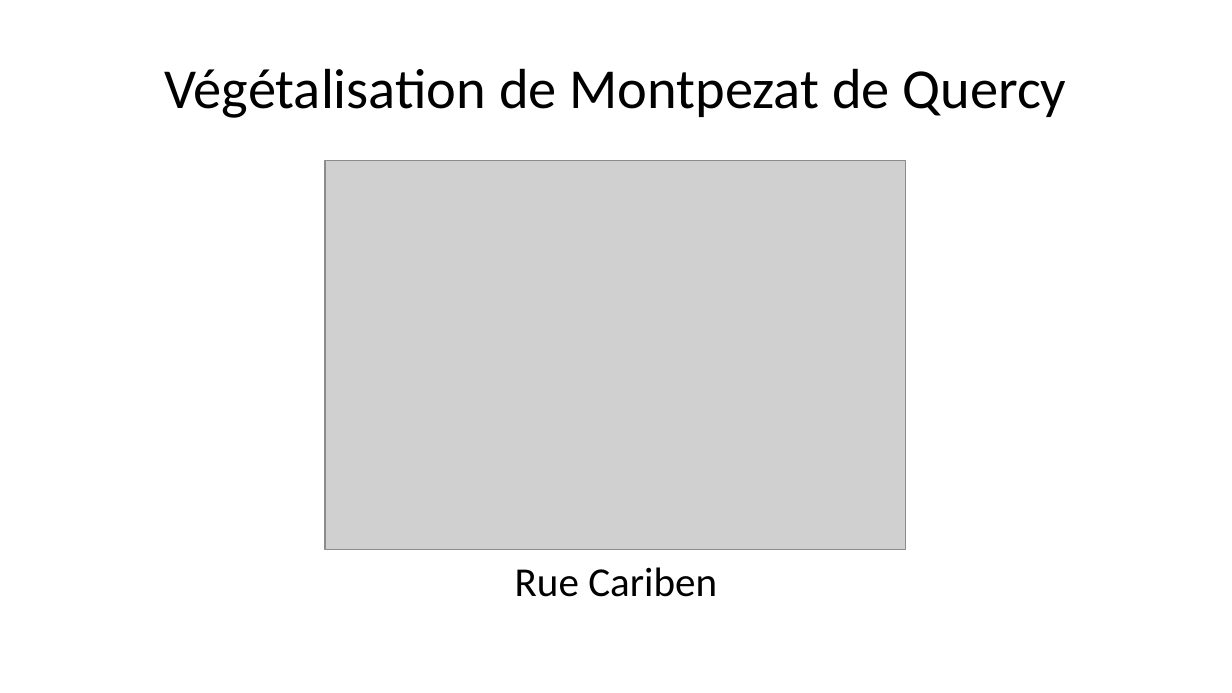
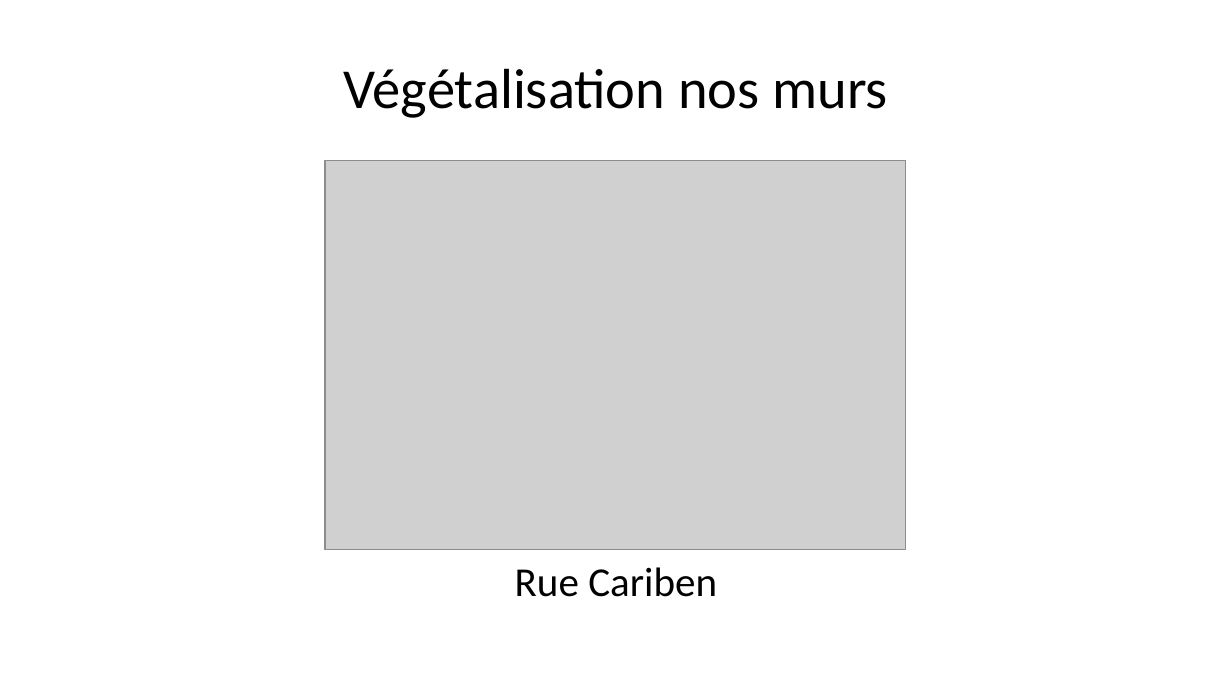
Before and after one commit to Bertrand82/vegetalisation_m2q, a slide deck: slide 1 of presentation.pptx. Drawn at 1232x693 pixels with LibreOffice and Linux fonts; fonts in the diff are those of the drawing; grey boxes stand for pictures. Boxes give left, top, right and bottom in pixels: in the first picture for what was removed or moved away, otherwise in the second. Text is boxed around its words. In the diff, an @@ line names an element or a change of style, - is before the commit and + after.

```diff
--- a/presentation.pptx
+++ b/presentation.pptx
@@ title at [344, 68, 888, 118]: text changed @@
-Végétalisation de Montpezat de Quercy
+Végétalisation nos murs
```
Also in this commit, not shown: 2 other slides changed, 2 other files.
